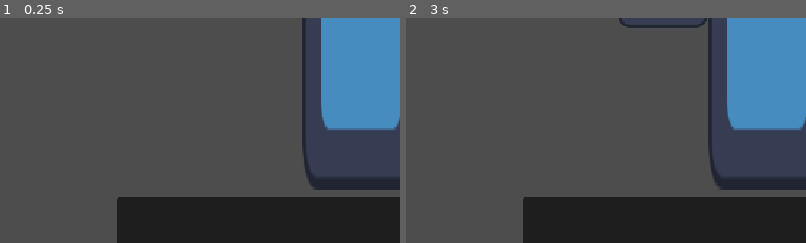
Above: before the commit, frames 1-2 (left to right).
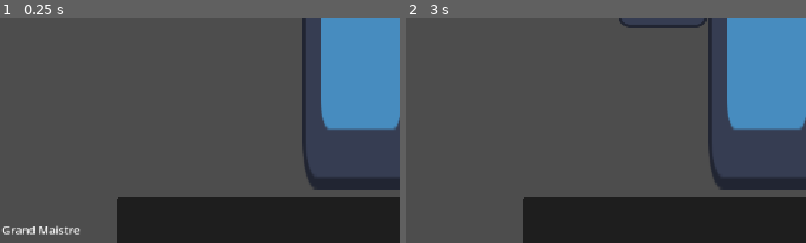
Above: after the commit, the same moments.

Repository: ygrecky/GameJam1
Game: Godot game, scene res://scenes/game.tscn
Two runs of this game, one before a commit and one after it. Both use one fixed random seed, a clock stepped at 60 frames per second and the inputs below. The engine's default icon, where the game draws it, is replaced by a stand-in: a white triangle on a blue panel in a dark square.
Inputs:
- Up to frame 1 (0.25 s): no input
- Up to frame 2 (3 s): click "Next" at 0.5 s; click "Next" at 1.25 s; tap Enter at 2 s; hold Right (right) 2.03-2.78 s; hold 1 (Slot 1) 2.03-2.78 s; hold Down (down) from 2.78 s (still down); tap Space (action_1) at 2.85 s
The pictures show only the part of the screen within x 0-50%, y 42-92%; the shares and areas given below are measured in that part.

The runs differ from the first frame. In frame 1, 0.4% of the frame differs, in the area x 0-21%, y 92-97%; in frame 2, nothing differs.

Commit message:
fonctionnement du nom

Diff:
--- a/scripts/boite_texte.gd
+++ b/scripts/boite_texte.gd
@@ -56,8 +56,18 @@
 func _ready() -> void:
 
 	open_window(dialogue)
-	speaker = name
+
+	print(speaker2)
+	print(sprite2)
+	speaker.text = speaker2
 	sprite = sprite2
+
+	print(speaker)
+	print(sprite)
+
+	print($Control/VBoxContainer/SpriteCharacter)
+	print($Control/VBoxContainer/Name)
+
 
 
 
